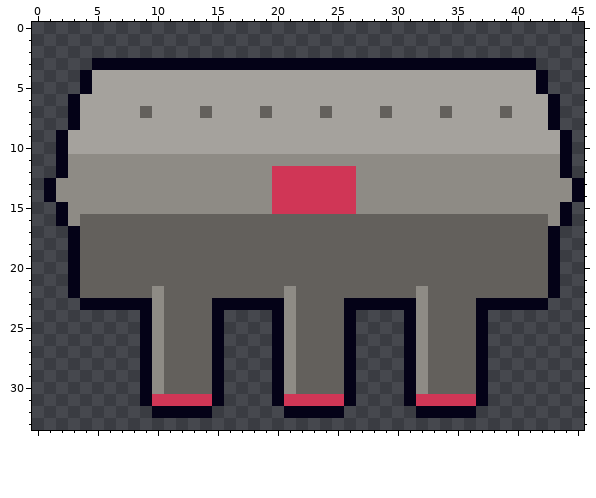
Edited in one commit: pixel-art file (Art/Textures/Enemies/Bastion/bastion_batteries.aseprite). That is the earlier state.
46x34 pixels, 1 frame.
The result:
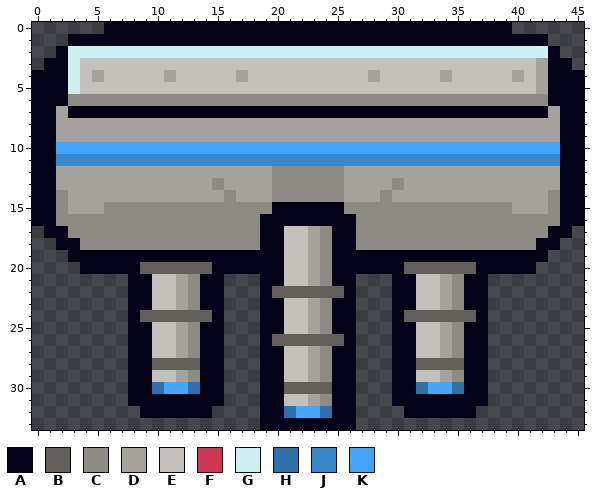
Palette (. is transparent): A #040217  B #63605c  C #8e8b85  D #a5a29d  E #c4c1bc  F #d03656  G #cef0f1  H #2c71aa  J #3789cc  K #43a6fc
Change:
Changed rows in their new state; - is an unchanged pixel.
first column x 0:
 0 ------AAAAAAAAAAAAAAAAAAAAAAAAAAAAAAAAAA------
 1 ---AAAAAAAAAAAAAAAAAAAAAAAAAAAAAAAAAAAAAAAA---
 2 --AGGGGGGGGGGGGGGGGGGGGGGGGGGGGGGGGGGGGGGGGA--
 3 -AAGEEEEEEEEEEEEEEEEEEEEEEEEEEEEEEEEEEEEEEDAA-
 4 AAAGE-EEEEE-EEEEE-EEEEEEEEEE-EEEEE-EEEEE-EDAAA
 5 AAAGEEEEEEEEEEEEEEEEEEEEEEEEEEEEEEEEEEEEEEDAAA
 6 AAACCCCCCCCCCCCCCCCCCCCCCCCCCCCCCCCCCCCCCCC-AA
 7 AAD-AAAAAAAAAAAAAAAAAAAAAAAAAAAAAAAAAAAAAAADAA
 8 AADD---------------------------------------DAA
 9 AAD------------------------------------------A
10 AAKKKKKKKKKKKKKKKKKKKKKKKKKKKKKKKKKKKKKKKKKK-A
11 AAJJJJJJJJJJJJJJJJJJJJJJJJJJJJJJJJJJJJJJJJJJ-A
12 AADDDDDDDDDDDDDDDDDDCCCCCCDDDDDDDDDDDDDDDDDD-A
13 A-DDDDDDDDDDDDD-DDDDCCCCCCDDDD-DDDDDDDDDDDDDA-
14 A--DDDDDDDDDDDDD-DDDCCCCCCDDD-DDDDDDDDDDDDD-A-
15 AACDDD--------------AAAAAAC-------------DDD--A
16 AAC-CCCCCCCCCCCCCCCAAAAAAAACCCCCCCCCCCCCCCC--A
17 -AACCCCCCCCCCCCCCCCAAEEDCAACCCCCCCCCCCCCCCC-A-
18 --A-CCCCCCCCCCCCCCCAAEEDCAACCCCCCCCCCCCCCCA---
19 ----AAAAAAAAAAAAAAAAAEEDCAAAAAAAAAAAAAAAAAA.--
20 ---.AAAAA------AAAAAAEEDCAAAAAA------AAAAA..--
21 ---.....AAEEDCAA...AAEEDCAA...AAEEDCAA......--
22 ---.....AAEEDCAA...A-B----A...AAEEDCAA......--
23 ----....--EEDCA-...--EEDCA-...--EEDCA-.....---
24 --------ABB--------A-EEDCA----ABB-------------
25 --------A-EEDCA----A-EEDCA----A-EEDCA---------
26 --------A-EEDCA----ABB--------A-EEDCA---------
27 --------A-EEDCA----A-EEDCA----A-EEDCA---------
28 --------A-B---A----A-EEDCA----A-B---A---------
29 --------A-EEDCA----A-EEDCA----A-EEDCA---------
30 --------A-HKKHA----A-B---A----A-HKKHA---------
31 --------A-AAAAA----A-EEDCA----A-AAAAA---------
32 ---------A---------AAHKKH-A----A--------------
33 -------------------AAAAAAAA-------------------
